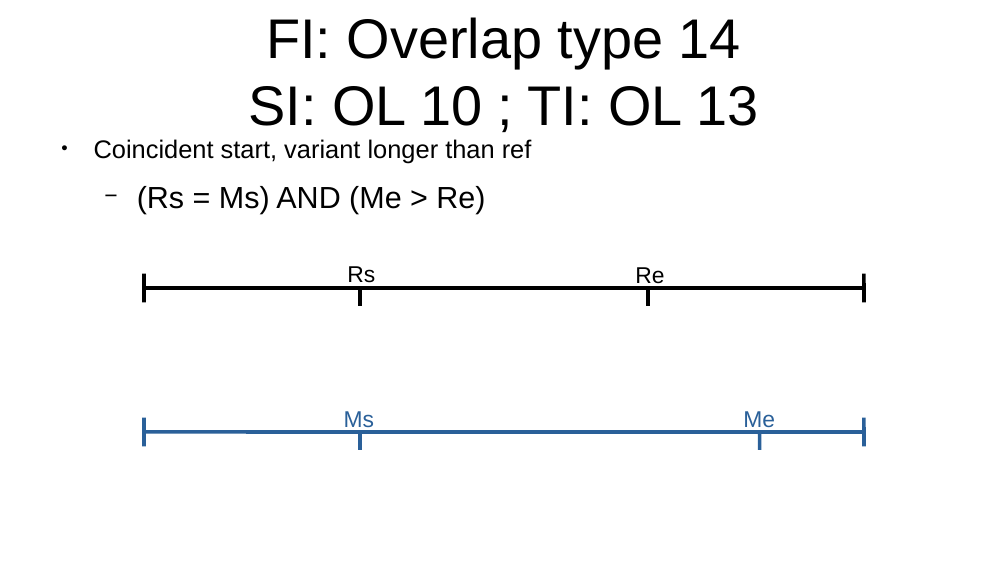
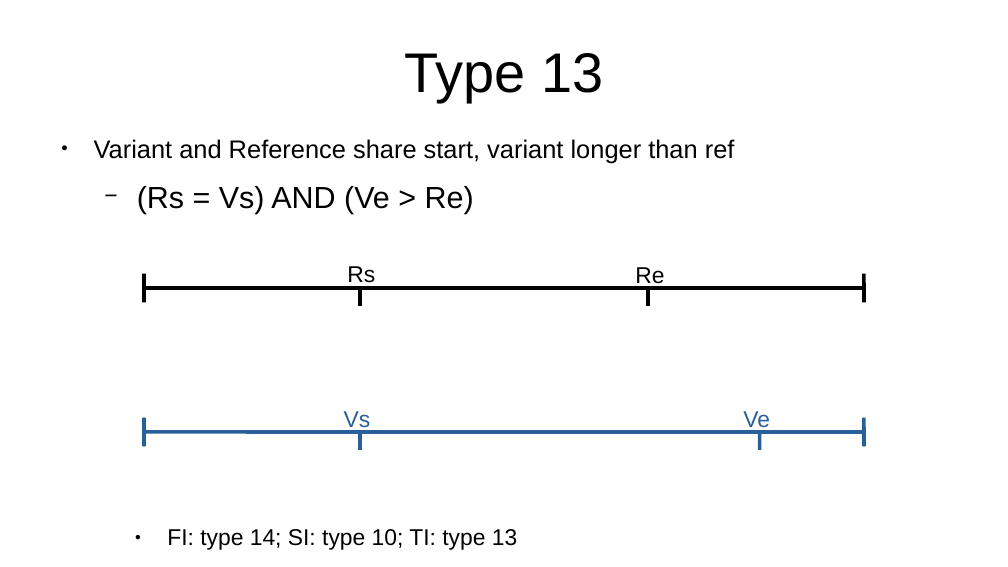
Before and after one commit to Replicon-genetics/rg_exploder_public_documents, a slide deck: slide 20 of Overlap_types_decription.odp (slide 22 before the commit). Drawn at 1008x567 pixels with LibreOffice and Linux fonts; fonts in the diff are those of the drawing. Boxes give left, top, right and bottom in pixels: in the first picture for what was removed or moved away, otherwise in the second. Text is boxed around its words. In the diff, an @@ line names an element or a change of style, - is before the commit and + after.

Commit message:
Overlap types description
Modified for current implementation, rewording and retaining legacy information

```diff
--- a/Overlap_types_decription.odp
+++ b/Overlap_types_decription.odp
@@ title at (405, 53, 603, 102): text changed @@
-FI: Overlap type 14
-SI: OL 10 ; TI: OL 13
+Type 13
@@ text at (94, 139, 735, 213): text changed @@
-● Coincident start, variant longer than ref
-  − (Rs = Ms) AND (Me > Re)
+● Variant and Reference share start, variant longer than ref
+  − (Rs = Vs) AND (Ve > Re)
@@ text at (344, 411, 371, 432): text changed @@
-Ms
+Vs
@@ text at (743, 411, 770, 433): text changed @@
-Me
+Ve
@@ text added at (167, 529, 517, 550), 18 pt, text #000000 @@
+● FI: type 14; SI: type 10; TI: type 13
```
Also in this commit, not shown: 21 other slides changed, 5 slides added, 1 slide removed, 1 other file.
